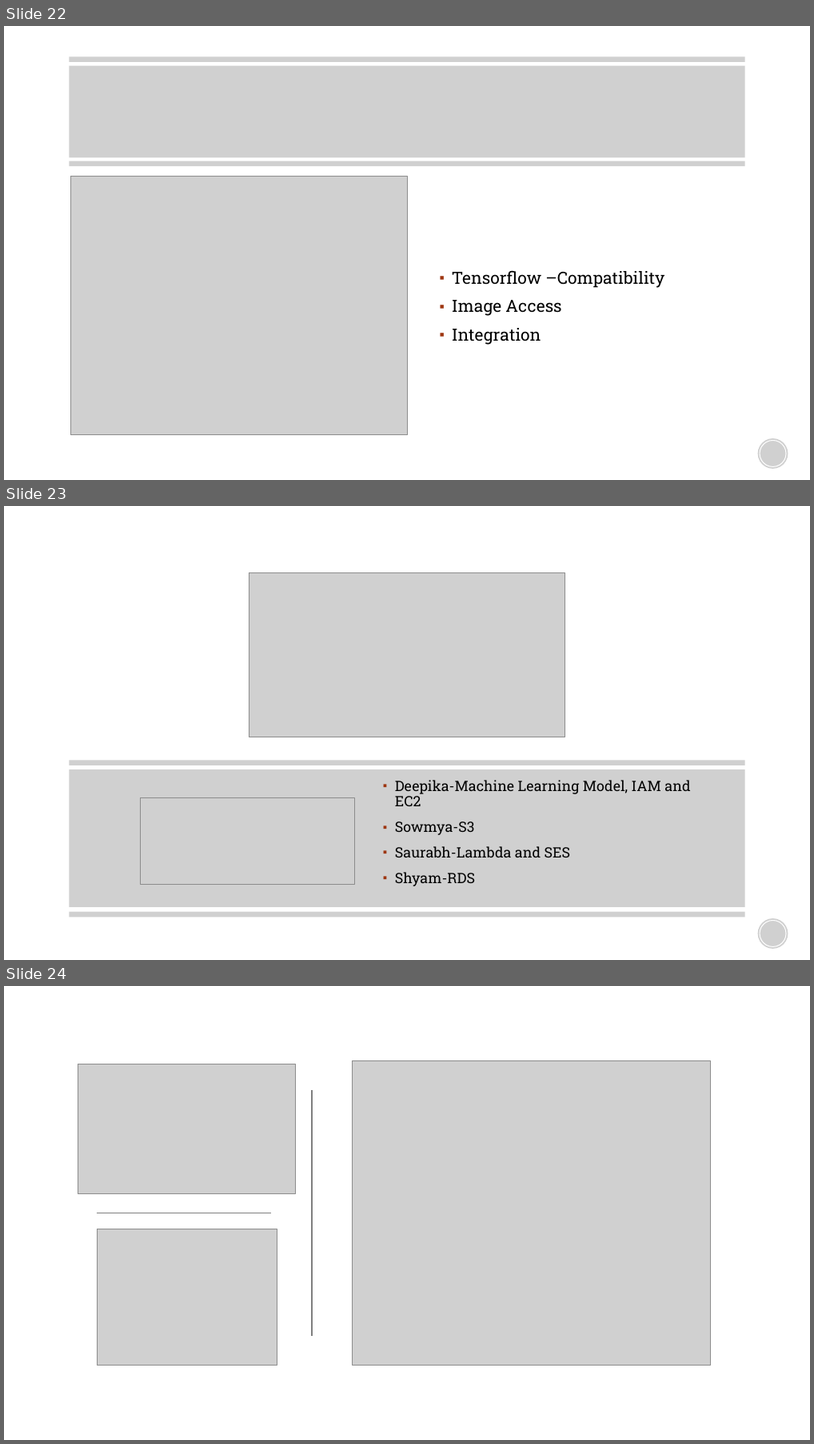
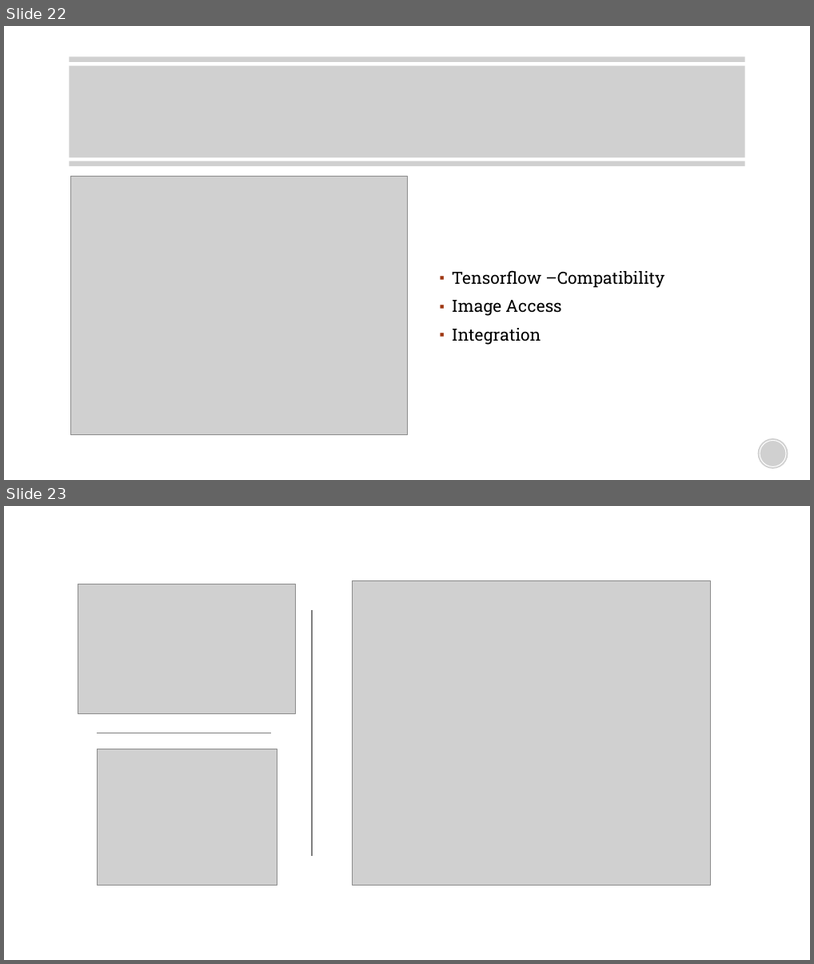
Before and after one commit to Deepika-Srinivasan/Projects, a slide deck: AWS_Fruit_Status_MachineLearningModel_Web_Application/Report_PPT_Demo/Fruitilicious_PPT.pptx. Shown one above the other, each under a label of ours: slides 22, 23 and 24 before the commit, slides 22 and 23 after it. The pictures are 814x1444 and 814x964 pixels, drawn with LibreOffice and Linux fonts; fonts in the diff are those of the drawing; grey boxes stand for pictures; background and template pictures are left out. Boxes give left, top, right and bottom in pixels: in the first picture for what was removed or moved away, otherwise in the second. Text is boxed around its words. In the diff, an @@ line names an element or a change of style, - is before the commit and + after.

```diff
--- a/AWS_Fruit_Status_MachineLearningModel_Web_Application/Report_PPT_Demo/Fruitilicious_PPT.pptx
+++ b/AWS_Fruit_Status_MachineLearningModel_Web_Application/Report_PPT_Demo/Fruitilicious_PPT.pptx
@@ slide 23 removed at box(4, 506, 810, 960), background #FFFFFF @@
@@ picture removed at box(249, 572, 566, 736) @@
@@ picture removed at box(70, 760, 746, 765) @@
@@ picture removed at box(70, 769, 746, 907) @@
@@ text removed at box(395, 780, 690, 886) @@
-▪ Deepika-Machine Learning Model, IAM and EC2
-▪ Sowmya-S3
-▪ Saurabh-Lambda and SES
-▪ Shyam-RDS
@@ picture removed at box(141, 797, 355, 884) @@
@@ picture removed at box(70, 912, 746, 916) @@
@@ picture removed at box(758, 918, 789, 948) @@
@@ ellipse removed at box(760, 920, 787, 947) @@
@@ what was slide 24 is now slide 23 @@
```
Also in this commit, not shown: 1 slide changed.
